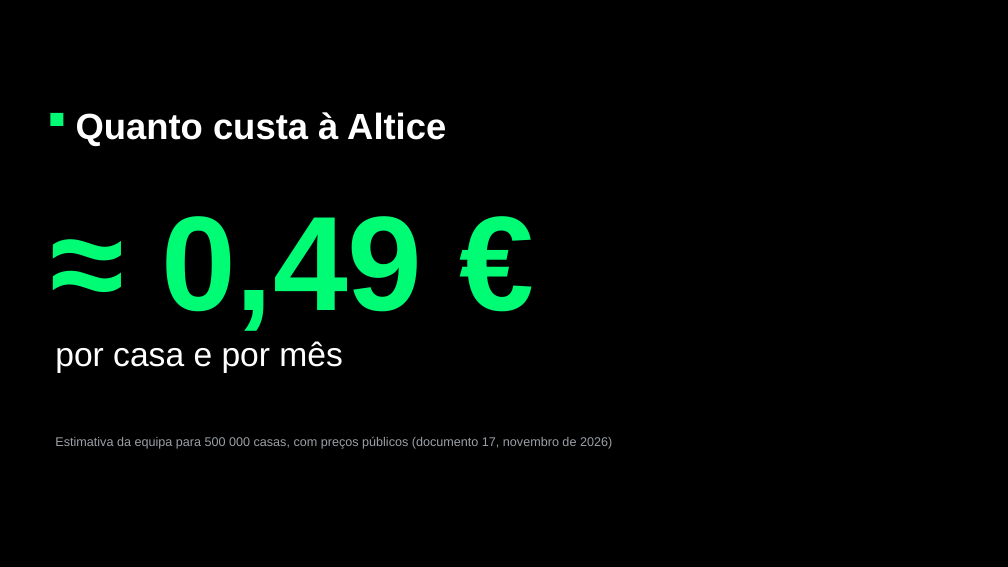
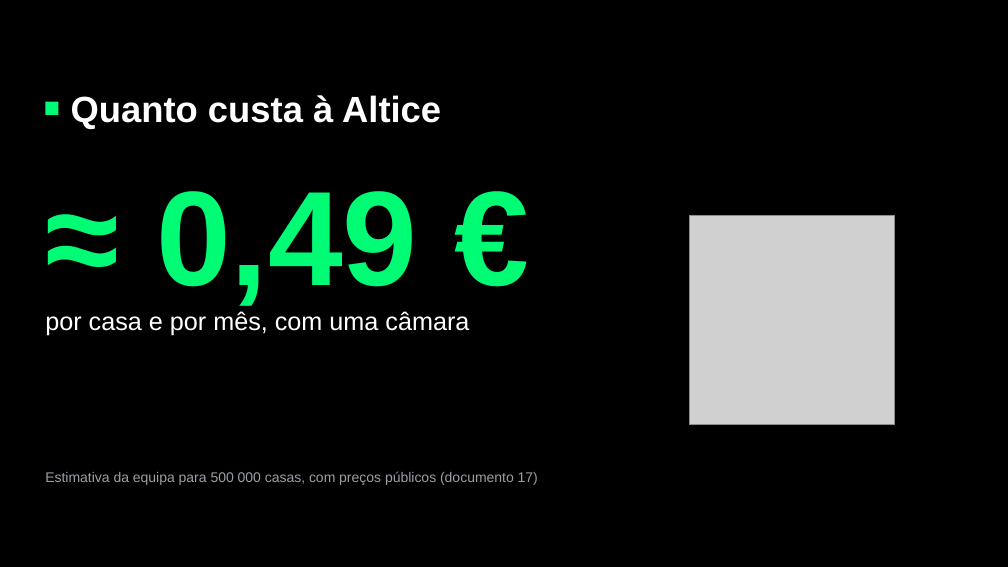
Before and after one commit to F1lipe01/hackathon-techweek, a slide deck: slide 6 of deliverables/deck/ThingTracker - Pitch 5 min.pptx (slide 10 before the commit). Drawn at 1008x567 pixels with LibreOffice and Linux fonts; fonts in the diff are those of the drawing; grey boxes stand for pictures; background and template pictures are left out. Boxes give left, top, right and bottom in pixels: in the first picture for what was removed or moved away, otherwise in the second. Text is boxed around its words. In the diff, an @@ line names an element or a change of style, - is before the commit and + after.

```diff
--- a/deliverables/deck/ThingTracker - Pitch 5 min.pptx
+++ b/deliverables/deck/ThingTracker - Pitch 5 min.pptx
@@ text "Quanto custa à Altice": place and size @@
-text "Quanto custa à Altice" at [76,112,446,146]
+text "Quanto custa à Altice" at [71,95,441,129]
@@ text "Quanto custa à Altice" at [71,95,441,129]: vertical alignment top to middle @@
@@ rectangle: place and size @@
-rectangle at [50,113,64,126]
+rectangle at [45,102,58,115]
@@ text "≈ 0,49 €": place and size @@
-text "≈ 0,49 €" at [161,216,422,331]
+text "≈ 0,49 €" at [156,191,417,306]
@@ picture added at [689,216,894,425] @@
@@ text at [45,311,469,336]: text changed; size 24 to 18 pt @@
-por casa e por mês
+por casa e por mês, com uma câmara
@@ text at [45,471,538,485]: text changed; size 9 to 10 pt @@
-Estimativa da equipa para 500 000 casas, com preços públicos (documento 17, novembro de 2026)
+Estimativa da equipa para 500 000 casas, com preços públicos (documento 17)
```
Also in this commit, not shown: 6 other slides changed, 1 slide added, 18 slides removed, 9 other files.
